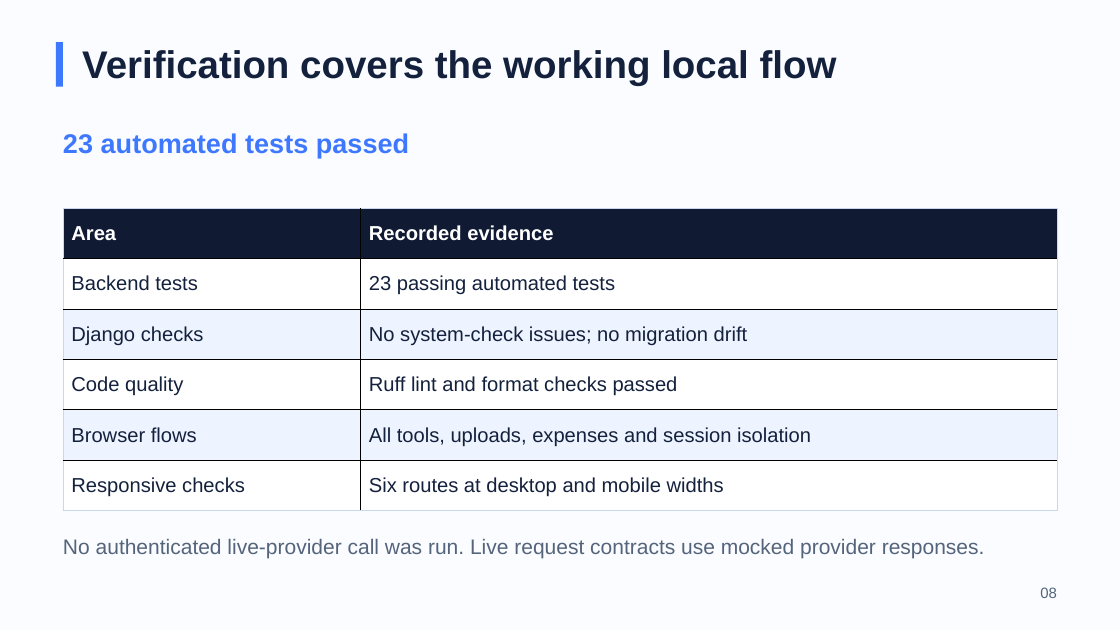
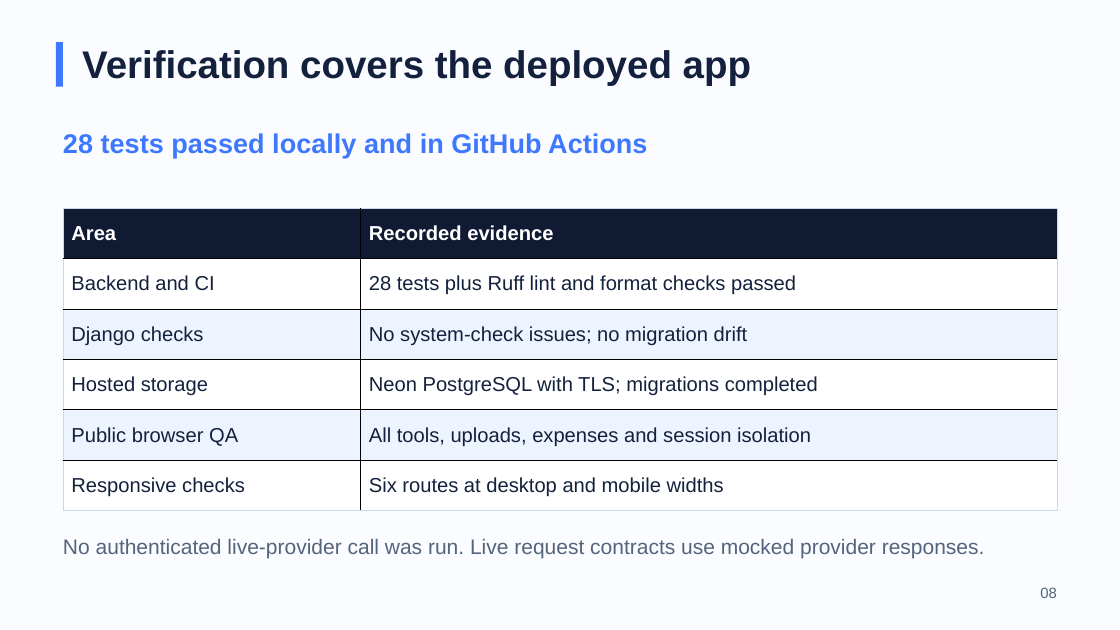
Before and after one commit to BikashCoder31/mybud-student-assistant, a slide deck: slide 8 of docs/presentation/MyBud_Student_Life_Assistant.pptx. Drawn at 1120x630 pixels with LibreOffice and Linux fonts; fonts in the diff are those of the drawing. Boxes give left, top, right and bottom in pixels: in the first picture for what was removed or moved away, otherwise in the second. Text is boxed around its words. In the diff, an @@ line names an element or a change of style, - is before the commit and + after.

Commit message:
Publish hosted report presentation and clean release manifest

```diff
--- a/docs/presentation/MyBud_Student_Life_Assistant.pptx
+++ b/docs/presentation/MyBud_Student_Life_Assistant.pptx
@@ text at bbox=[82, 50, 751, 86]: text changed @@
-Verification covers the working local flow
+Verification covers the deployed app
@@ text at bbox=[63, 133, 647, 158]: text changed @@
-23 automated tests passed
+28 tests passed locally and in GitHub Actions
@@ table at bbox=[63, 208, 1057, 511] @@
-row 2, column 1: Backend tests
+row 2, column 1: Backend and CI
-row 2, column 2: 23 passing automated tests
+row 2, column 2: 28 tests plus Ruff lint and format checks passed
-row 4, column 1: Code quality
+row 4, column 1: Hosted storage
-row 4, column 2: Ruff lint and format checks passed
+row 4, column 2: Neon PostgreSQL with TLS; migrations completed
-row 5, column 1: Browser flows
+row 5, column 1: Public browser QA
```
Also in this commit, not shown: 5 other slides changed, 4 other files.
